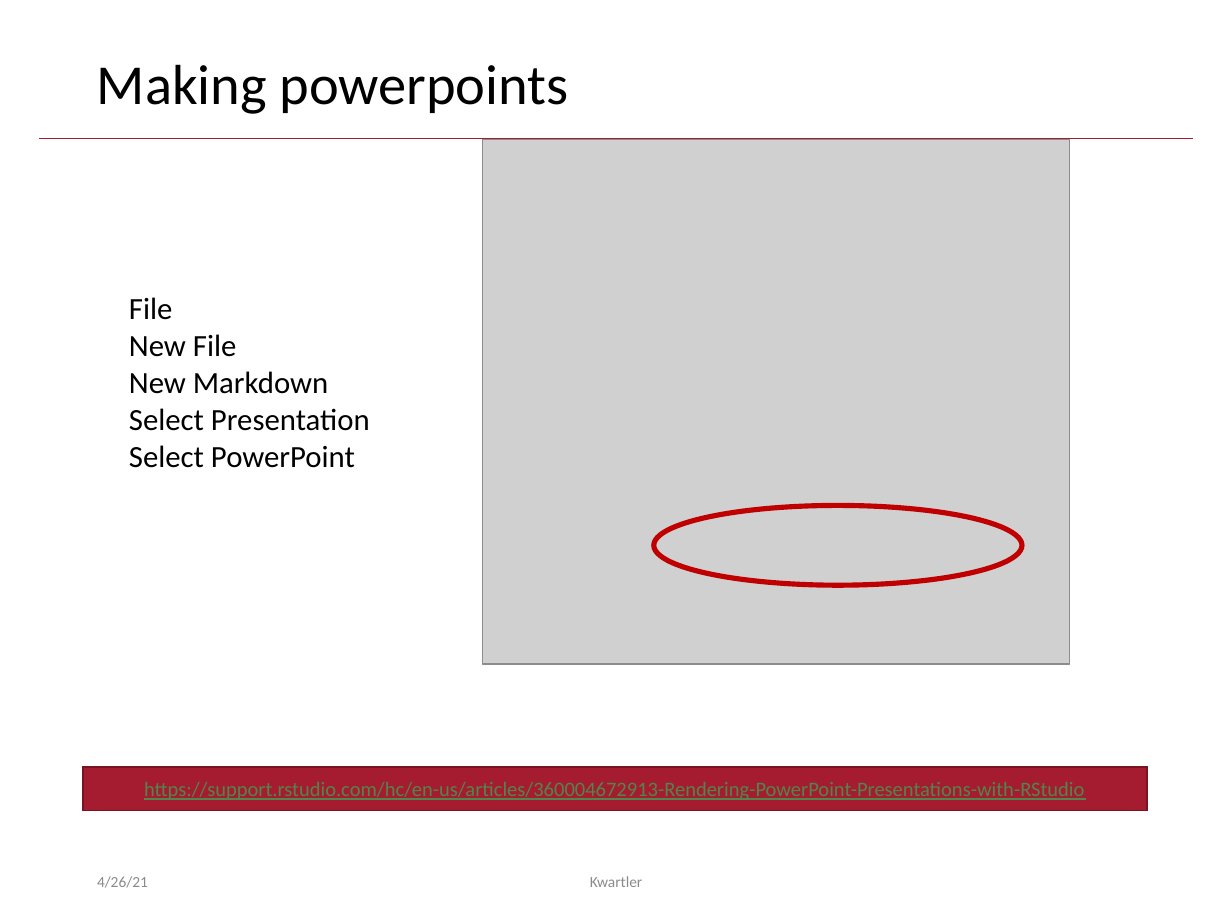
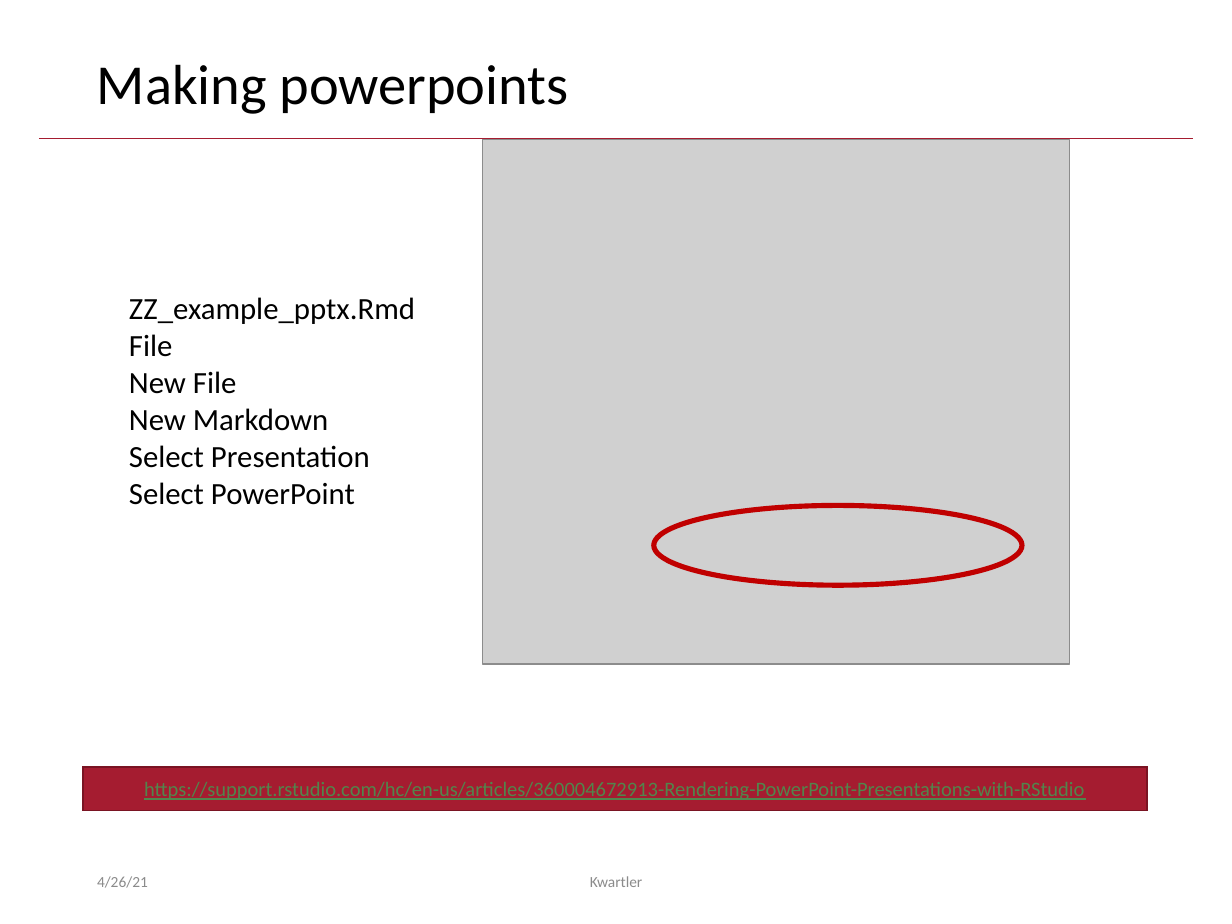
Before and after one commit to kwartler/Harvard_DataMining_Business_Student, a slide deck: slide 6 of Lessons/L_APIs_webscraping_dashboarding/dashboards.pptx. Drawn at 1232x924 pixels with LibreOffice and Linux fonts; fonts in the diff are those of the drawing; grey boxes stand for pictures; background and template pictures are left out. Boxes give left, top, right and bottom in pixels: in the first picture for what was removed or moved away, otherwise in the second. Text is boxed around its words. In the diff, an @@ line names an element or a change of style, - is before the commit and + after.

```diff
--- a/Lessons/L_APIs_webscraping_dashboarding/dashboards.pptx
+++ b/Lessons/L_APIs_webscraping_dashboarding/dashboards.pptx
@@ text at (129,297,415,324): paragraph added @@
+ZZ_example_pptx.Rmd
```
Also in this commit, not shown: 1 other slide changed, 1 other file.
